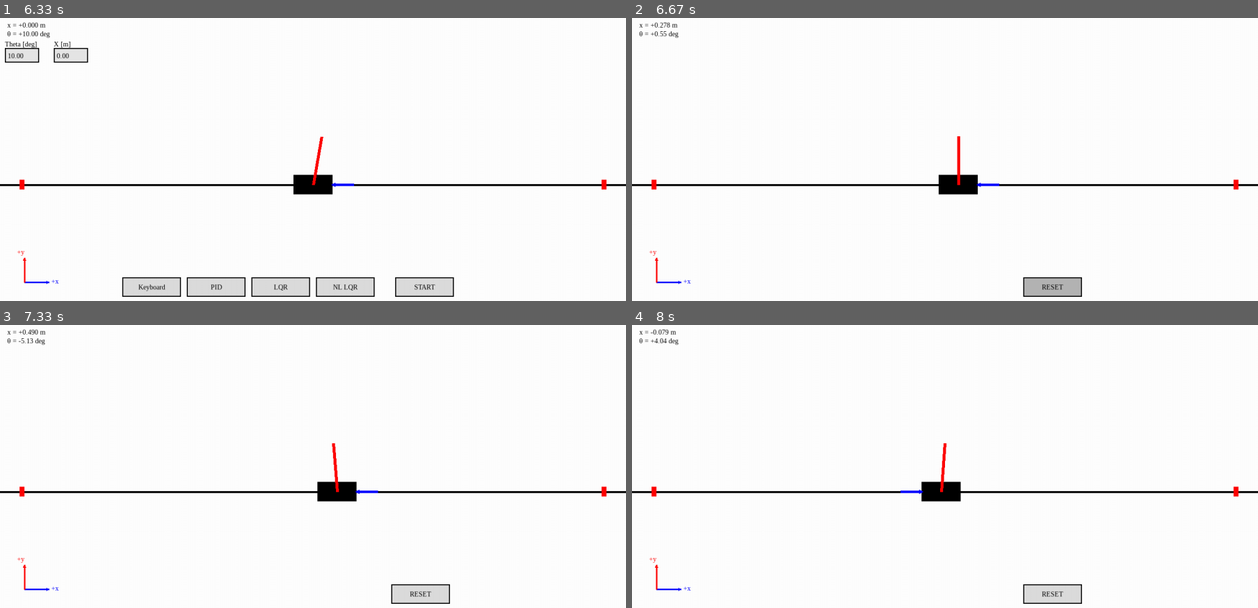
Above: before the commit, frames 1-4 (two rows, left to right).
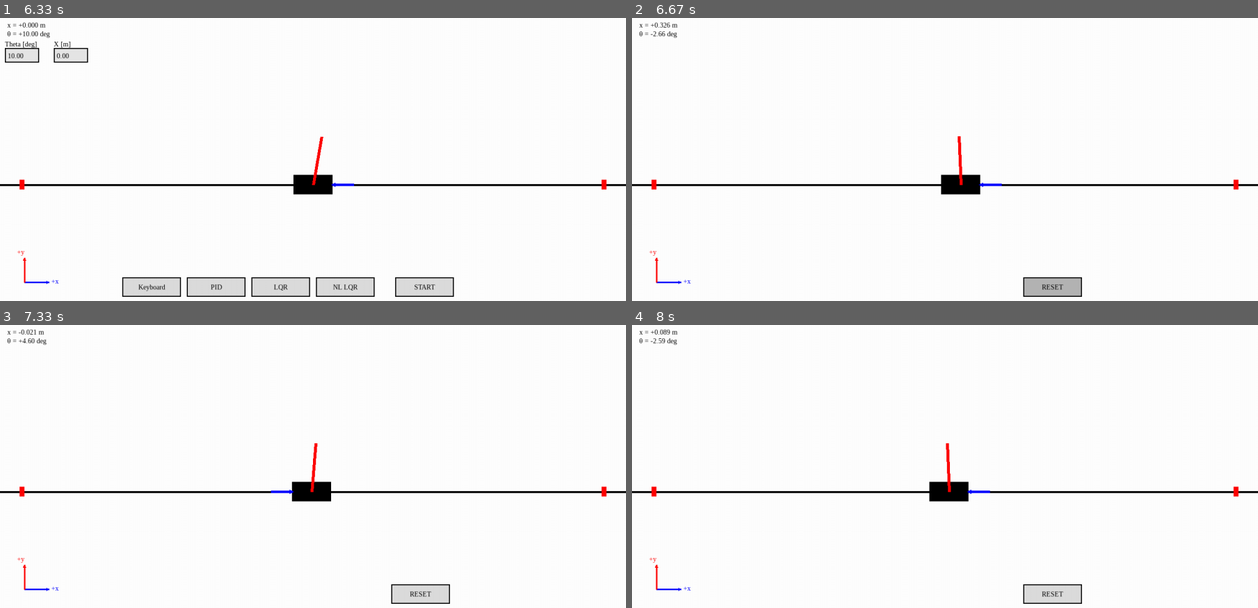
Above: after the commit, the same moments.

Repository: IamHenrikS/cartpole
Game: pygame game, started from main.py
Two runs of this game, one before a commit and one after it. Both use one fixed random seed, a clock stepped at 60 frames per second and the inputs below.
Inputs (mouse positions are in pixels of both pictures, inside the frame that each line leads up to):
- Up to frame 1 (6.33 s): click "NL LQR" at 0.38 s; click "START" at 0.72 s; click "RESET" at 1.05 s; click (375, 224) at 1.38 s; click "10.00" at 1.72 s; click (150, 51) at 2.05 s; click "Keyboard" at 2.88 s; click (475, 207) at 3.22 s; click "PID" at 4.05 s; click (106, 187) at 4.38 s; click "LQR" at 5.22 s; click (137, 190) at 5.55 s
- Up to frame 2 (6.67 s): click "START" at 6.38 s
- Up to frame 3 (7.33 s): click (444, 429) at 6.72 s
- Up to frame 4 (8 s): no input

Frame 1 is identical in both runs. In frame 2, 0.3% of the frame differs, in the area x 3-60%, y 1-63%; in frame 3, 0.9%, in the area x 3-61%, y 1-63%; in frame 4, 0.6%.

Commit message:
Has implemented the final solution that works and drawn the controll diagram needed in the ULM.

Diff:
--- a/controller/LQRcontroller.py
+++ b/controller/LQRcontroller.py
@@ -100,8 +100,9 @@
         # Remodeled for saturation
         kx=0.3
         kd=0.25
+        pd = 10
         theta_ref = kx * (self.x_ref - x) - kd * x_dot
-        theta_ref = np.clip(theta_ref, -np.deg2rad(5), np.deg2rad(5))
+        theta_ref = np.clip(theta_ref, -np.deg2rad(pd), np.deg2rad(pd))
 
         # --- Inner loop (fast LQR) ---
         x_lin = np.array([
